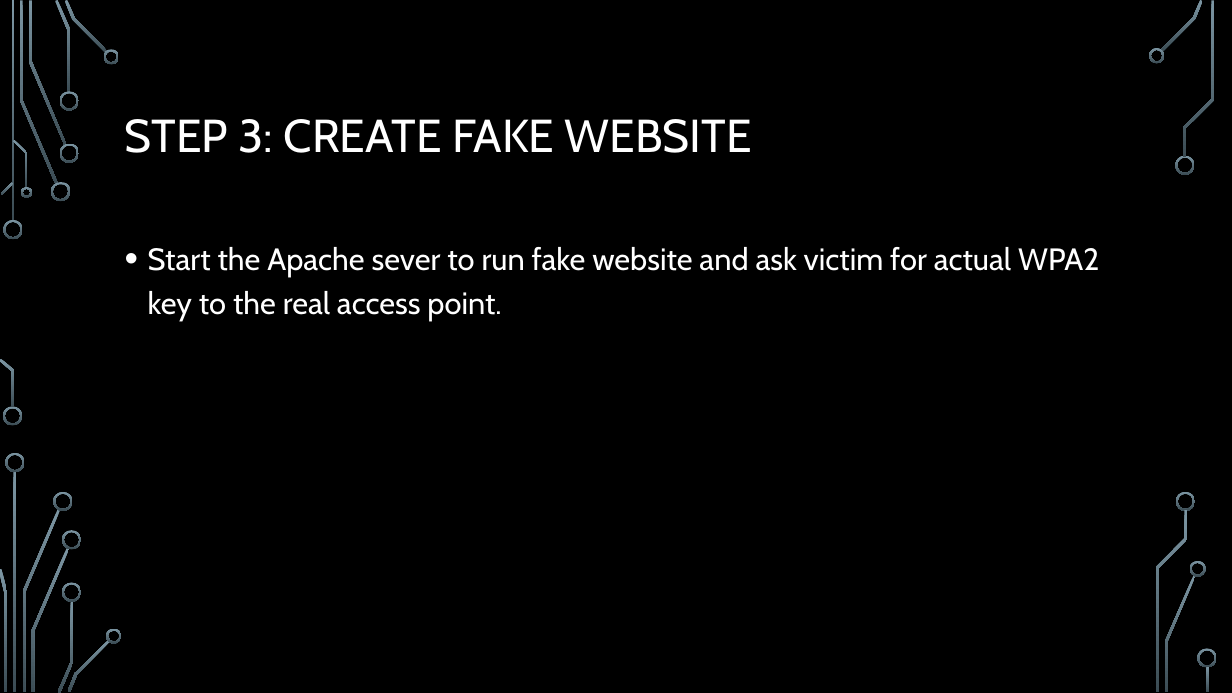
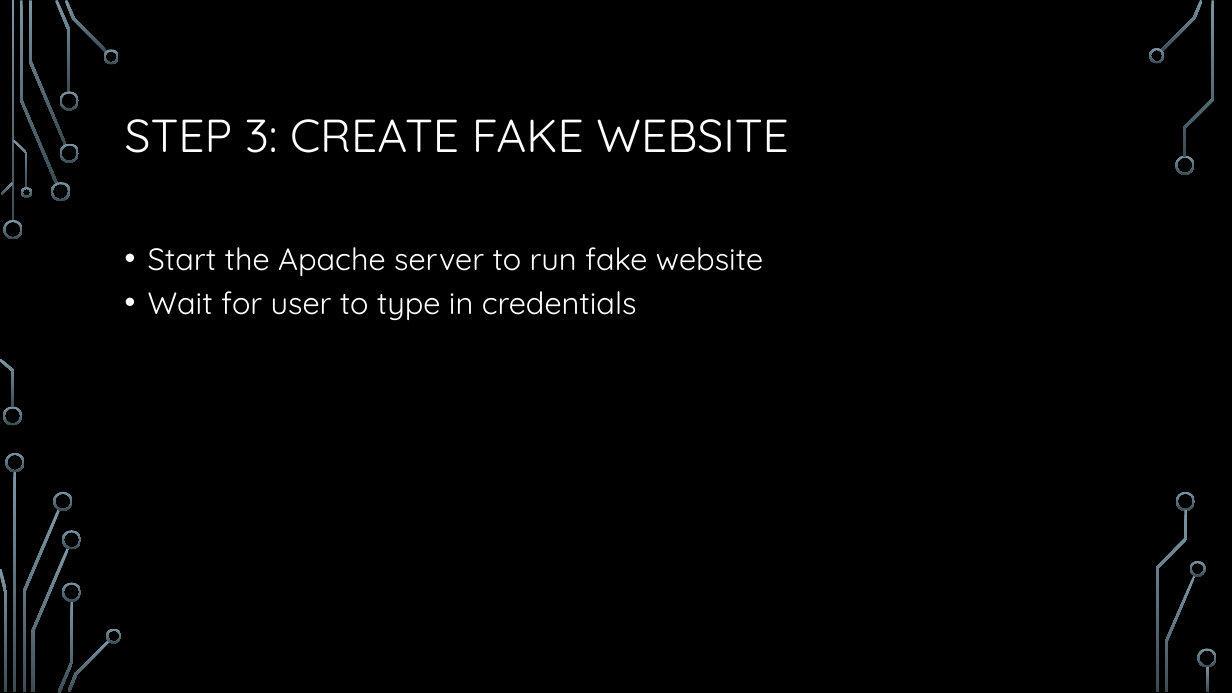
Before and after one commit to jessethd/EthicalHackingFinal, a slide deck: slide 8 of Presentation.pptx. Drawn at 1232x693 pixels with LibreOffice and Linux fonts; fonts in the diff are those of the drawing; background and template pictures are left out. Boxes give left, top, right and bottom in pixels: in the first picture for what was removed or moved away, otherwise in the second. Text is boxed around its words. In the diff, an @@ line names an element or a change of style, - is before the commit and + after.

```diff
--- a/Presentation.pptx
+++ b/Presentation.pptx
@@ title "STEP 3: CREATE FAKE WEBSITE" at (x1=125, y1=119, x2=789, y2=153): font Cabin to Quicksand @@
@@ text at (x1=148, y1=247, x2=763, y2=320): text changed; font Cabin to Quicksand @@
-• Start the Apache sever to run fake website and ask victim for actual WPA2 key to the real access point.
+• Start the Apache server to run fake website
+• Wait for user to type in credentials
```
Also in this commit, not shown: 11 other slides changed.
